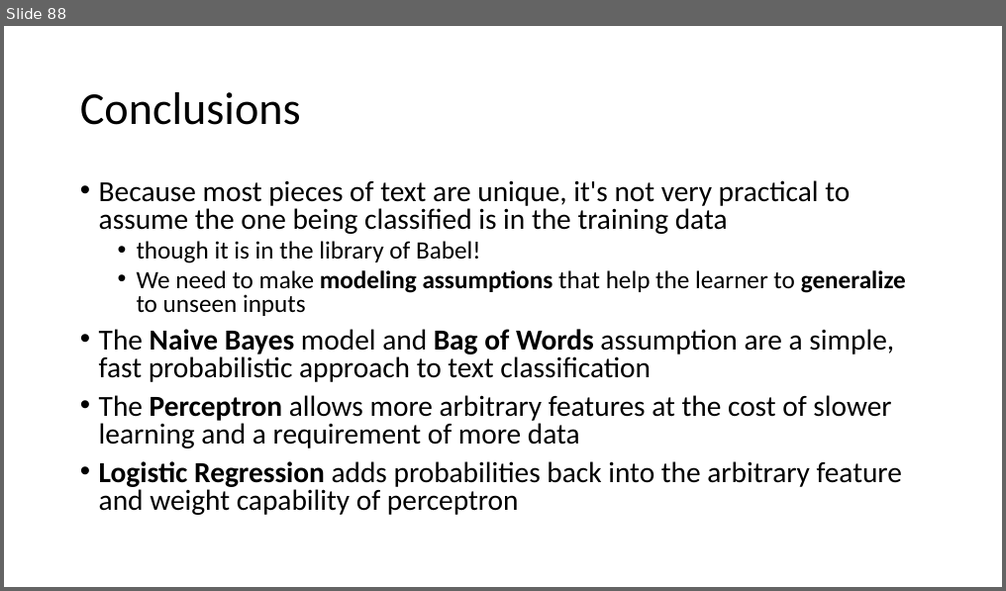
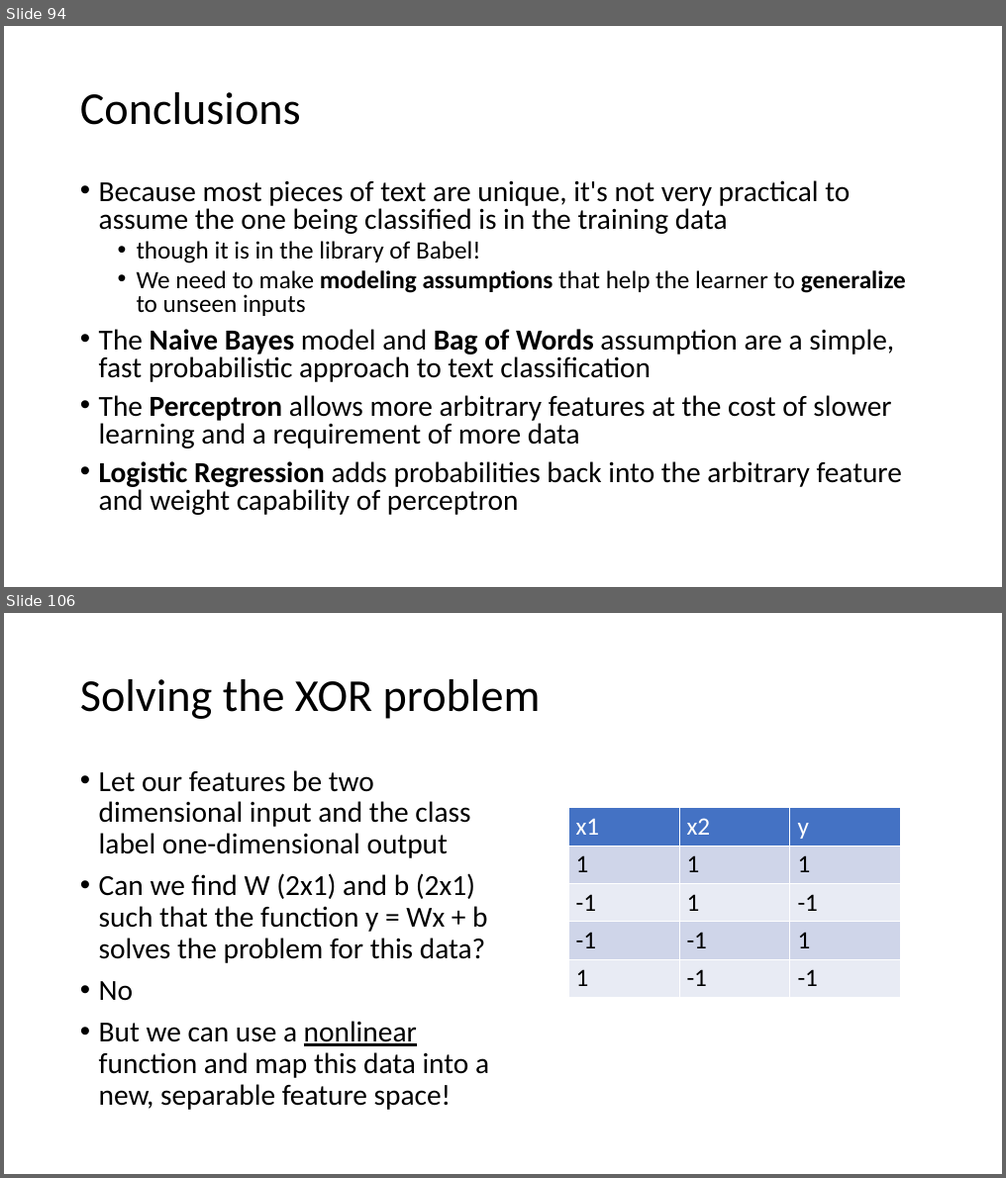
Before and after one commit to isi-nlp/csci_544_fa_18_slides, a slide deck: review_1003.pptx. Shown one above the other, each under a label of ours: slide 88 before the commit, slides 94 and 106 after it; the slides between them are not shown. The pictures are 1006x591 and 1006x1178 pixels, drawn with LibreOffice and Linux fonts; fonts in the diff are those of the drawing. Boxes give left, top, right and bottom in pixels: in the first picture for what was removed or moved away, otherwise in the second. Text is boxed around its words. In the diff, an @@ line names an element or a change of style, - is before the commit and + after.

```diff
--- a/review_1003.pptx
+++ b/review_1003.pptx
@@ slide 106 added at [4, 613, 1002, 1174], background #FFFFFF @@
@@ title added at [80, 679, 541, 719], 44 pt, text #000000 @@
+Solving the XOR problem
@@ text added at [99, 770, 489, 1110], 28 pt, text #000000 @@
+• Let our features be two dimensional input and the class label one-dimensional output
+• Can we find W (2x1) and b (2x1) such that the function y = Wx + b solves the problem for this data?
+• No
+• But we can use a nonlinear function and map this data into a new, separable feature space!
@@ table added at [568, 808, 901, 995], 5 rows, 3 columns @@
+x1 | x2 | y
+1 | 1 | 1
+-1 | 1 | -1
+-1 | -1 | 1
+1 | -1 | -1
@@ what was slide 88 is now slide 94 @@
```
Also in this commit, not shown: 1 slide changed, 48 other slides added.
